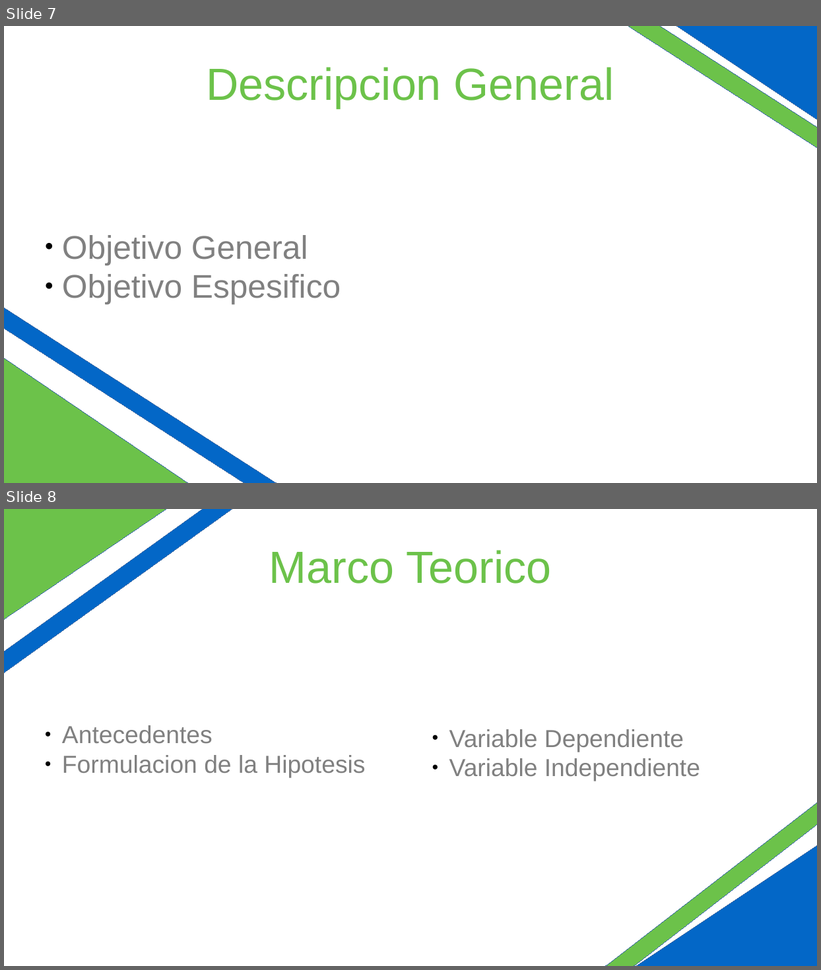
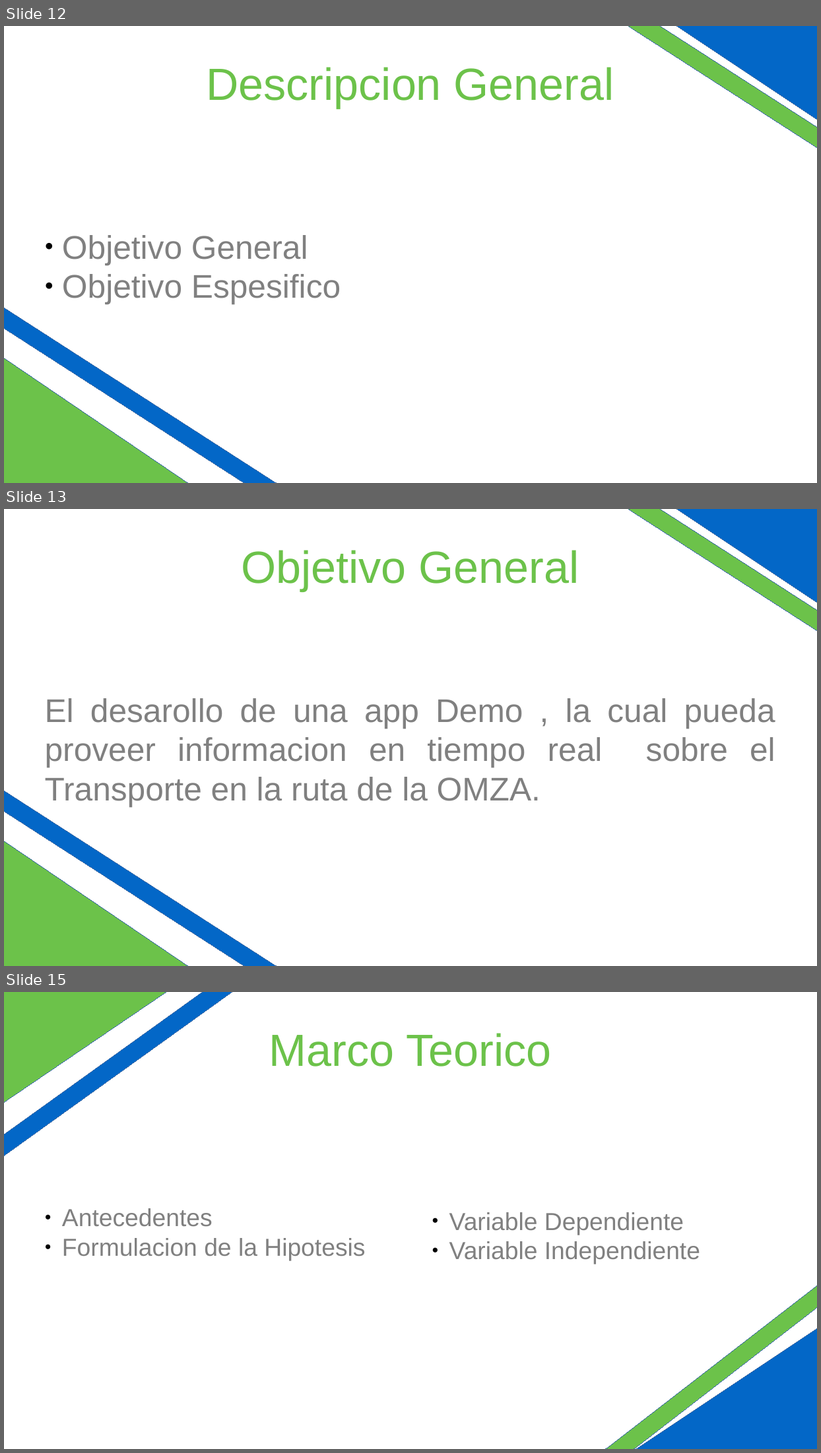
Before and after one commit to klbsoft/OptiVia, a slide deck: docs/Presentation_Ready.odp. Shown one above the other, each under a label of ours: slides 7 and 8 before the commit, slides 12, 13 and 15 after it; the slides between them are not shown. The pictures are 821x970 and 821x1453 pixels, drawn with LibreOffice and Linux fonts; fonts in the diff are those of the drawing. Boxes give left, top, right and bottom in pixels: in the first picture for what was removed or moved away, otherwise in the second. Text is boxed around its words. In the diff, an @@ line names an element or a change of style, - is before the commit and + after.

```diff
--- a/docs/Presentation_Ready.odp
+++ b/docs/Presentation_Ready.odp
@@ slide 13 added at (4,509,817,966), background #FFFFFF @@
@@ rectangle added at (492,509,817,749), fill #6CC24A, outline #3465A4 0 pt @@
@@ diamond added at (649,509,817,620), fill #0367C7, outline #3465A4 0 pt @@
@@ title added at (241,550,580,591), 44 pt, text #6CC24A @@
+Objetivo General
@@ rectangle added at (4,702,375,966), fill #0367C7, outline #3465A4 0 pt @@
@@ subtitle added at (45,698,776,807), 32 pt, text #808080 @@
+El desarollo de una app Demo , la cual pueda proveer informacion en tiempo real sobre el Transporte en la ruta de la OMZA.
@@ diamond added at (4,823,207,966), fill #6CC24A, outline #3465A4 0 pt @@
@@ what was slide 7 is now slide 12 @@
@@ what was slide 8 is now slide 15 @@
```
Also in this commit, not shown: 5 slides changed, 12 other slides added, 3 slides removed, 6 other files.
